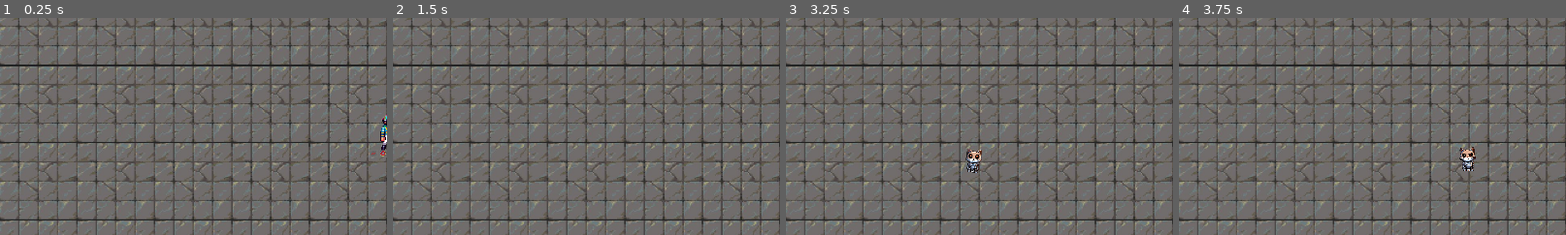
Above: before the commit, frames 1-4 (left to right).
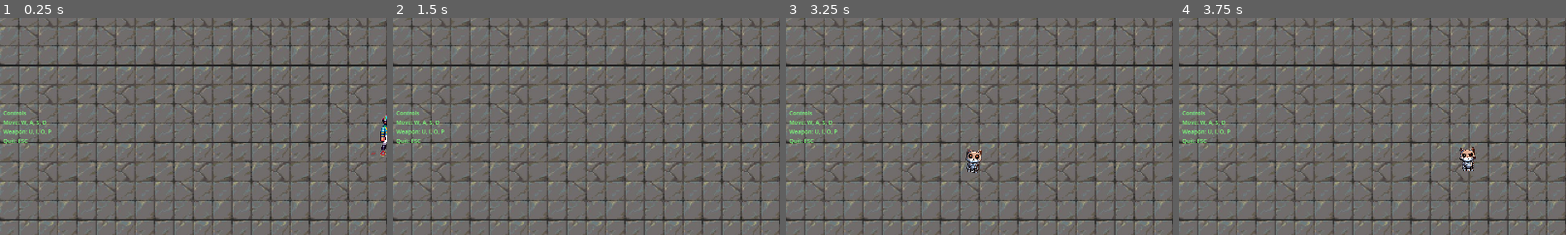
Above: after the commit, the same moments.

Repository: elVariable/gamejam
Game: Godot game, scene res://scenes/levels/main.tscn
Same seed, same stepped clock (60 frames per second), same inputs: the game is played once before the commit and once after it. The engine's default icon, where the game draws it, is replaced by a stand-in: a white triangle on a blue panel in a dark square. Sound files missing from this copy of the repository are replaced by a short silence.
Inputs:
- Up to frame 1 (0.25 s): no input
- Up to frame 2 (1.5 s): tap Enter at 0.5 s; hold D (Right) 0.53-1.28 s; tap U (Fire0) at 0.6 s; hold S (Down) from 1.28 s (still down); tap I (Fire1) at 1.35 s
- Up to frame 3 (3.25 s): release S (Down) at 2.03 s; hold D (Right) 2.03-2.78 s; tap O (Fire2) at 2.1 s; hold W (Up) from 2.78 s (still down); tap P (Fire3) at 2.85 s
- Up to frame 4 (3.75 s): release W (Up) at 3.53 s; hold A (Left) from 3.53 s (still down); tap U (Fire0) at 3.6 s
The pictures show only the part of the screen within x 0-50%, y 24-74%; the shares and areas given below are measured in that part.

The runs differ from the first frame. In frame 1, 0.4% of the frame differs, in the area x 0-14%, y 42-59%; in frame 2, 0.4%; in frame 3, 0.4%; in frame 4, 0.4%.

Commit message:
add controls ui

Diff:
--- a/scenes/ui.tscn
+++ b/scenes/ui.tscn
@@ -1,6 +1,13 @@
-[gd_scene load_steps=2 format=3 uid="uid://dll22mutbq5yo"]
+[gd_scene load_steps=4 format=3 uid="uid://dll22mutbq5yo"]
 
 [ext_resource type="Script" path="res://scripts/game_ui.gd" id="1_jcq0l"]
+
+[sub_resource type="SystemFont" id="SystemFont_s8ak1"]
+
+[sub_resource type="LabelSettings" id="LabelSettings_ofip4"]
+font = SubResource("SystemFont_s8ak1")
+font_size = 14
+font_color = Color(0.486275, 1, 0.486275, 1)
 
 [node name="UI" type="Control"]
 layout_mode = 3
@@ -88,3 +95,25 @@
 offset_right = 98.0
 offset_bottom = 142.0
 text = "kills"
+
+[node name="Controls" type="Control" parent="."]
+layout_mode = 3
+anchors_preset = 0
+offset_right = 1928.0
+offset_bottom = 1086.0
+
+[node name="KillsLabel" type="Label" parent="Controls"]
+layout_mode = 1
+anchors_preset = 4
+anchor_top = 0.5
+anchor_bottom = 0.5
+offset_left = 8.0
+offset_top = -52.0
+offset_right = 144.0
+offset_bottom = 52.0
+grow_vertical = 2
+text = "Controls
+Move: W, A, S, D
+Weapon: U, I, O, P
+Quit: ESC"
+label_settings = SubResource("LabelSettings_ofip4")
